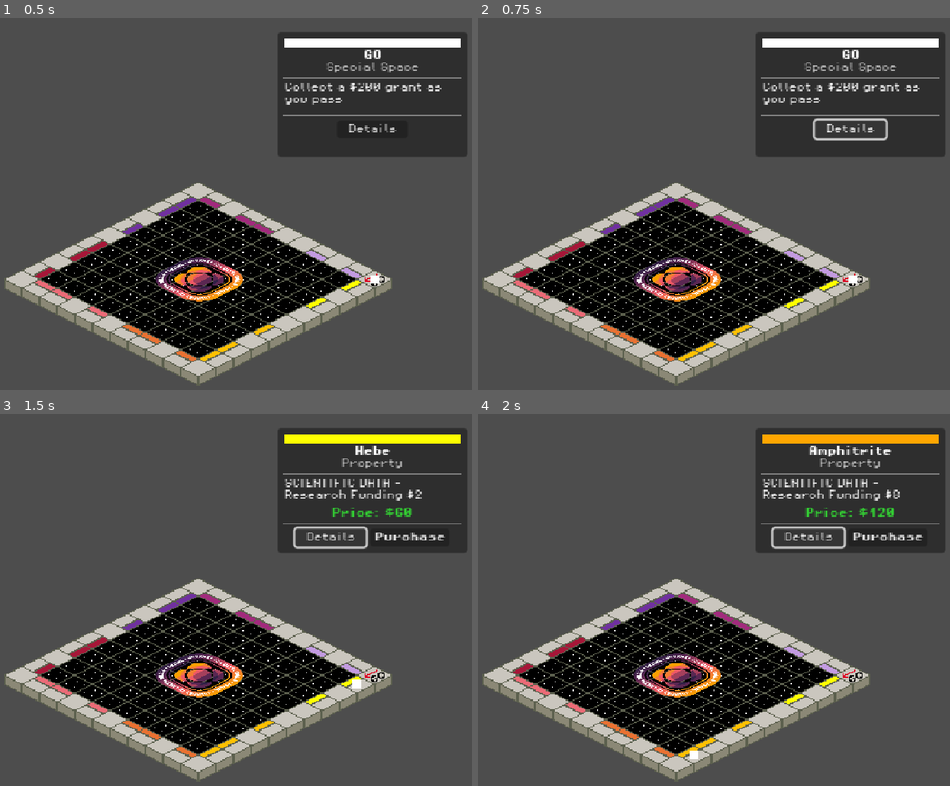
Above: before the commit, frames 1-4 (two rows, left to right).
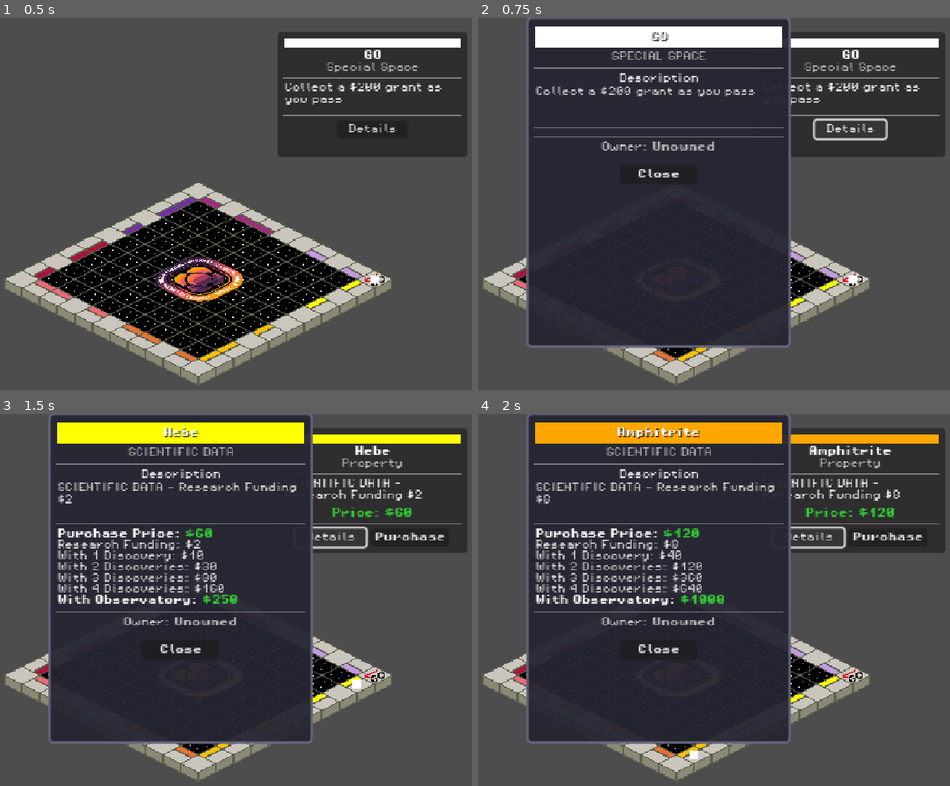
Above: after the commit, the same moments.

Repository: MissionToPsyche-Platinum/platinum_24d_game_psycheopoly-psb
Game: Godot game, scene res://scenes/GameBoard.tscn
Same seed, same stepped clock (60 frames per second), same inputs: the game is played once before the commit and once after it.
Inputs:
- Up to frame 1 (0.5 s): no input
- Up to frame 2 (0.75 s): click "Details" at 0.5 s
- Up to frame 3 (1.5 s): tap Enter at 1.25 s; hold Right from 1.28 s (still down)
- Up to frame 4 (2 s): keep holding Right; tap Space at 1.52 s

Frame 1 is identical in both runs. In frame 2, 47% of the frame differs, in the area x 10-67%, y 0-89%; in frame 3, 46%; in frame 4, 46%.

Commit message:
feat: implement PropertyDetailsPopup and integrate with space info panel

Diff:
--- /dev/null
+++ b/scenes/PropertyDetailsPopup.tscn
@@ -0,0 +1,278 @@
+[gd_scene load_steps=5 format=3 uid="uid://dagj7g6588uep"]
+
+[ext_resource type="Script" uid="uid://b81bc8f8xyv8y" path="res://scripts/ui/property_details_popup.gd" id="1_details_script"]
+[ext_resource type="FontFile" uid="uid://bsp5euc03804b" path="res://assets/fonts/PixelOperator8.ttf" id="2_font"]
+[ext_resource type="FontFile" uid="uid://owxfk1xj8tvy" path="res://assets/fonts/PixelOperator8-Bold.ttf" id="3_font_bold"]
+
+[sub_resource type="StyleBoxFlat" id="StyleBoxFlat_panel"]
+bg_color = Color(0.15, 0.15, 0.2, 0.95)
+border_width_left = 2
+border_width_top = 2
+border_width_right = 2
+border_width_bottom = 2
+border_color = Color(0.4, 0.4, 0.5, 1)
+corner_radius_top_left = 4
+corner_radius_top_right = 4
+corner_radius_bottom_right = 4
+corner_radius_bottom_left = 4
+
+[node name="PropertyDetailsPopup" type="Control"]
+process_mode = 3
+layout_mode = 3
+anchors_preset = 15
+anchor_right = 1.0
+anchor_bottom = 1.0
+grow_horizontal = 2
+grow_vertical = 2
+mouse_filter = 2
+script = ExtResource("1_details_script")
+
+[node name="CenterContainer" type="CenterContainer" parent="."]
+layout_mode = 1
+anchors_preset = 15
+anchor_right = 1.0
+anchor_bottom = 1.0
+grow_horizontal = 2
+grow_vertical = 2
+mouse_filter = 2
+
+[node name="Panel" type="Panel" parent="CenterContainer"]
+custom_minimum_size = Vector2(240, 300)
+layout_mode = 2
+mouse_filter = 1
+theme_override_styles/panel = SubResource("StyleBoxFlat_panel")
+
+[node name="PanelContainer" type="MarginContainer" parent="CenterContainer/Panel"]
+layout_mode = 1
+anchors_preset = 15
+anchor_right = 1.0
+anchor_bottom = 1.0
+grow_horizontal = 2
+grow_vertical = 2
+mouse_filter = 2
+theme_override_constants/margin_left = 8
+theme_override_constants/margin_top = 8
+theme_override_constants/margin_right = 8
+theme_override_constants/margin_bottom = 8
+
+[node name="VBoxContainer" type="VBoxContainer" parent="CenterContainer/Panel/PanelContainer"]
+layout_mode = 2
+theme_override_constants/separation = 4
+
+[node name="ColorBar" type="ColorRect" parent="CenterContainer/Panel/PanelContainer/VBoxContainer"]
+custom_minimum_size = Vector2(0, 20)
+layout_mode = 2
+color = Color(0.4, 0.7, 1, 1)
+
+[node name="PropertyName" type="Label" parent="CenterContainer/Panel/PanelContainer/VBoxContainer/ColorBar"]
+layout_mode = 1
+anchors_preset = 15
+anchor_right = 1.0
+anchor_bottom = 1.0
+grow_horizontal = 2
+grow_vertical = 2
+theme_override_colors/font_color = Color(1, 1, 1, 1)
+theme_override_colors/font_shadow_color = Color(0, 0, 0, 0.5)
+theme_override_fonts/font = ExtResource("3_font_bold")
+theme_override_font_sizes/font_size = 8
+text = "Property Name"
+horizontal_alignment = 1
+vertical_alignment = 1
+
+[node name="PropertyType" type="Label" parent="CenterContainer/Panel/PanelContainer/VBoxContainer"]
+layout_mode = 2
+theme_override_colors/font_color = Color(0.8, 0.8, 0.8, 1)
+theme_override_fonts/font = ExtResource("2_font")
+theme_override_font_sizes/font_size = 8
+text = "Property Type"
+horizontal_alignment = 1
+
+[node name="HSeparator" type="HSeparator" parent="CenterContainer/Panel/PanelContainer/VBoxContainer"]
+layout_mode = 2
+
+[node name="DescriptionLabel" type="Label" parent="CenterContainer/Panel/PanelContainer/VBoxContainer"]
+layout_mode = 2
+theme_override_colors/font_color = Color(1, 1, 1, 1)
+theme_override_fonts/font = ExtResource("2_font")
+theme_override_font_sizes/font_size = 8
+text = "Description"
+horizontal_alignment = 1
+
+[node name="Description" type="Label" parent="CenterContainer/Panel/PanelContainer/VBoxContainer"]
+custom_minimum_size = Vector2(0, 30)
+layout_mode = 2
+theme_override_colors/font_color = Color(0.9, 0.9, 0.9, 1)
+theme_override_fonts/font = ExtResource("2_font")
+theme_override_font_sizes/font_size = 8
+text = "Property description goes here with details about the space."
+autowrap_mode = 3
+
+[node name="HSeparator2" type="HSeparator" parent="CenterContainer/Panel/PanelContainer/VBoxContainer"]
+layout_mode = 2
+
+[node name="DetailsContainer" type="VBoxContainer" parent="CenterContainer/Panel/PanelContainer/VBoxContainer"]
+layout_mode = 2
+theme_override_constants/separation = 2
+
+[node name="PriceContainer" type="HBoxContainer" parent="CenterContainer/Panel/PanelContainer/VBoxContainer/DetailsContainer"]
+layout_mode = 2
+
+[node name="Label" type="Label" parent="CenterContainer/Panel/PanelContainer/VBoxContainer/DetailsContainer/PriceContainer"]
+custom_minimum_size = Vector2(90, 0)
+layout_mode = 2
+theme_override_colors/font_color = Color(1, 1, 1, 1)
+theme_override_fonts/font = ExtResource("3_font_bold")
+theme_override_font_sizes/font_size = 8
+text = "Purchase Price:"
+
+[node name="Value" type="Label" parent="CenterContainer/Panel/PanelContainer/VBoxContainer/DetailsContainer/PriceContainer"]
+layout_mode = 2
+theme_override_colors/font_color = Color(0.2, 0.8, 0.2, 1)
+theme_override_fonts/font = ExtResource("3_font_bold")
+theme_override_font_sizes/font_size = 8
+text = "$200"
+
+[node name="RentContainer" type="HBoxContainer" parent="CenterContainer/Panel/PanelContainer/VBoxContainer/DetailsContainer"]
+layout_mode = 2
+
+[node name="Label" type="Label" parent="CenterContainer/Panel/PanelContainer/VBoxContainer/DetailsContainer/RentContainer"]
+custom_minimum_size = Vector2(90, 0)
+layout_mode = 2
+theme_override_colors/font_color = Color(0.9, 0.9, 0.9, 1)
+theme_override_fonts/font = ExtResource("2_font")
+theme_override_font_sizes/font_size = 8
+text = "Research Funding:"
+
+[node name="Value" type="Label" parent="CenterContainer/Panel/PanelContainer/VBoxContainer/DetailsContainer/RentContainer"]
+layout_mode = 2
+theme_override_colors/font_color = Color(0.9, 0.9, 0.9, 1)
+theme_override_fonts/font = ExtResource("2_font")
+theme_override_font_sizes/font_size = 8
+text = "$2"
+
+[node name="Rent1Container" type="HBoxContainer" parent="CenterContainer/Panel/PanelContainer/VBoxContainer/DetailsContainer"]
+layout_mode = 2
+
+[node name="Label" type="Label" parent="CenterContainer/Panel/PanelContainer/VBoxContainer/DetailsContainer/Rent1Container"]
+custom_minimum_size = Vector2(90, 0)
+layout_mode = 2
+theme_override_colors/font_color = Color(0.9, 0.9, 0.9, 1)
+theme_override_fonts/font = ExtResource("2_font")
+theme_override_font_sizes/font_size = 8
+text = "With 1 Discovery:"
+
+[node name="Value" type="Label" parent="CenterContainer/Panel/PanelContainer/VBoxContainer/DetailsContainer/Rent1Container"]
+layout_mode = 2
+theme_override_colors/font_color = Color(0.9, 0.9, 0.9, 1)
+theme_override_fonts/font = ExtResource("2_font")
+theme_override_font_sizes/font_size = 8
+text = "$10"
+
+[node name="Rent2Container" type="HBoxContainer" parent="CenterContainer/Panel/PanelContainer/VBoxContainer/DetailsContainer"]
+layout_mode = 2
+
+[node name="Label" type="Label" parent="CenterContainer/Panel/PanelContainer/VBoxContainer/DetailsContainer/Rent2Container"]
+custom_minimum_size = Vector2(90, 0)
+layout_mode = 2
+theme_override_colors/font_color = Color(0.9, 0.9, 0.9, 1)
+theme_override_fonts/font = ExtResource("2_font")
+theme_override_font_sizes/font_size = 8
+text = "With 2 Discoveries:"
+
+[node name="Value" type="Label" parent="CenterContainer/Panel/PanelContainer/VBoxContainer/DetailsContainer/Rent2Container"]
+layout_mode = 2
+theme_override_colors/font_color = Color(0.9, 0.9, 0.9, 1)
+theme_override_fonts/font = ExtResource("2_font")
+theme_override_font_sizes/font_size = 8
+text = "$30"
+
+[node name="Rent3Container" type="HBoxContainer" parent="CenterContainer/Panel/PanelContainer/VBoxContainer/DetailsContainer"]
+layout_mode = 2
+
+[node name="Label" type="Label" parent="CenterContainer/Panel/PanelContainer/VBoxContainer/DetailsContainer/Rent3Container"]
+custom_minimum_size = Vector2(90, 0)
+layout_mode = 2
+theme_override_colors/font_color = Color(0.9, 0.9, 0.9, 1)
+theme_override_fonts/font = ExtResource("2_font")
+theme_override_font_sizes/font_size = 8
+text = "With 3 Discoveries:"
+
+[node name="Value" type="Label" parent="CenterContainer/Panel/PanelContainer/VBoxContainer/DetailsContainer/Rent3Container"]
+layout_mode = 2
+theme_override_colors/font_color = Color(0.9, 0.9, 0.9, 1)
+theme_override_fonts/font = ExtResource("2_font")
+theme_override_font_sizes/font_size = 8
+text = "$90"
+
+[node name="Rent4Container" type="HBoxContainer" parent="CenterContainer/Panel/PanelContainer/VBoxContainer/DetailsContainer"]
+layout_mode = 2
+
+[node name="Label" type="Label" parent="CenterContainer/Panel/PanelContainer/VBoxContainer/DetailsContainer/Rent4Container"]
+custom_minimum_size = Vector2(90, 0)
+layout_mode = 2
+theme_override_colors/font_color = Color(0.9, 0.9, 0.9, 1)
+theme_override_fonts/font = ExtResource("2_font")
+theme_override_font_sizes/font_size = 8
+text = "With 4 Discoveries:"
+
+[node name="Value" type="Label" parent="CenterContainer/Panel/PanelContainer/VBoxContainer/DetailsContainer/Rent4Container"]
+layout_mode = 2
+theme_override_colors/font_color = Color(0.9, 0.9, 0.9, 1)
+theme_override_fonts/font = ExtResource("2_font")
+theme_override_font_sizes/font_size = 8
+text = "$160"
+
+[node name="RentFullContainer" type="HBoxContainer" parent="CenterContainer/Panel/PanelContainer/VBoxContainer/DetailsContainer"]
+layout_mode = 2
+
+[node name="Label" type="Label" parent="CenterContainer/Panel/PanelContainer/VBoxContainer/DetailsContainer/RentFullContainer"]
+custom_minimum_size = Vector2(90, 0)
+layout_mode = 2
+theme_override_colors/font_color = Color(1, 1, 1, 1)
+theme_override_fonts/font = ExtResource("3_font_bold")
+theme_override_font_sizes/font_size = 8
+text = "With Observatory:"
+
+[node name="Value" type="Label" parent="CenterContainer/Panel/PanelContainer/VBoxContainer/DetailsContainer/RentFullContainer"]
+layout_mode = 2
+theme_override_colors/font_color = Color(0.2, 0.8, 0.2, 1)
+theme_override_fonts/font = ExtResource("3_font_bold")
+theme_override_font_sizes/font_size = 8
+text = "$250"
+
+[node name="HSeparator3" type="HSeparator" parent="CenterContainer/Panel/PanelContainer/VBoxContainer"]
+layout_mode = 2
+
+[node name="OwnerContainer" type="HBoxContainer" parent="CenterContainer/Panel/PanelContainer/VBoxContainer"]
+layout_mode = 2
+alignment = 1
+
+[node name="Label" type="Label" parent="CenterContainer/Panel/PanelContainer/VBoxContainer/OwnerContainer"]
+layout_mode = 2
+theme_override_colors/font_color = Color(0.9, 0.9, 0.9, 1)
+theme_override_fonts/font = ExtResource("2_font")
+theme_override_font_sizes/font_size = 8
+text = "Owner:"
+
+[node name="OwnerLabel" type="Label" parent="CenterContainer/Panel/PanelContainer/VBoxContainer/OwnerContainer"]
+layout_mode = 2
+theme_override_colors/font_color = Color(1, 0.8, 0, 1)
+theme_override_fonts/font = ExtResource("3_font_bold")
+theme_override_font_sizes/font_size = 8
+text = "Unowned"
+
+[node name="Spacer" type="Control" parent="CenterContainer/Panel/PanelContainer/VBoxContainer"]
+custom_minimum_size = Vector2(0, 4)
+layout_mode = 2
+
+[node name="ButtonContainer" type="HBoxContainer" parent="CenterContainer/Panel/PanelContainer/VBoxContainer"]
+layout_mode = 2
+theme_override_constants/separation = 8
+alignment = 1
+
+[node name="CloseButton" type="Button" parent="CenterContainer/Panel/PanelContainer/VBoxContainer/ButtonContainer"]
+custom_minimum_size = Vector2(70, 18)
+layout_mode = 2
+theme_override_fonts/font = ExtResource("3_font_bold")
+theme_override_font_sizes/font_size = 8
+text = "Close"
--- a/scripts/core/space_info_panel.gd
+++ b/scripts/core/space_info_panel.gd
@@ -2,6 +2,7 @@
 
 # Load space data
 const SpaceData = preload("res://scripts/core/space_data.gd")
+const PropertyDetailsPopup = preload("res://scenes/PropertyDetailsPopup.tscn")
 
 # References to UI elements
 @onready var panel_container: PanelContainer = $PanelContainer
@@ -15,6 +16,9 @@
 
 # Current space being displayed
 var current_space: int = 0
+
+# Popup instance
+var _details_popup: Control = null
 
 
 func _ready() -> void:
@@ -91,11 +95,24 @@
 
 # Called when the Details button is pressed
 func _on_details_pressed() -> void:
-	print("Details button pressed for space ", current_space)
-	# TODO: Open detailed property card or information window
-	# For now, just print the full space info
-	var space_info = SpaceData.get_space_info(current_space)
-	print("Space Info: ", space_info)
+	# Create popup if it doesn't exist
+	if _details_popup == null:
+		_details_popup = PropertyDetailsPopup.instantiate()
+		# Add to GameBoard scene (go up to find the root scene)
+		var game_board = get_tree().root.get_node("GameBoard")
+		if game_board:
+			game_board.add_child(_details_popup)
+			print("Popup added to GameBoard")
+		else:
+			get_tree().root.add_child(_details_popup)
+			print("Popup added to root")
+		print("Popup node path: ", _details_popup.get_path())
+
+	# Show the popup with current space details
+	print("Showing details for space: ", current_space)
+	print("Popup visible before show: ", _details_popup.visible)
+	_details_popup.show_space_details(current_space, "Unowned")  # TODO: Get actual owner
+	print("Popup visible after show: ", _details_popup.visible)
 
 
 # Called when the Purchase button is pressed
--- /dev/null
+++ b/scripts/ui/property_details_popup.gd
@@ -0,0 +1,188 @@
+extends Control
+
+# Load space data
+const SpaceData = preload("res://scripts/core/space_data.gd")
+
+# References to UI elements
+@onready var color_bar: ColorRect = $CenterContainer/Panel/PanelContainer/VBoxContainer/ColorBar
+@onready var property_name: Label = $CenterContainer/Panel/PanelContainer/VBoxContainer/ColorBar/PropertyName
+@onready var property_type: Label = $CenterContainer/Panel/PanelContainer/VBoxContainer/PropertyType
+@onready var description: Label = $CenterContainer/Panel/PanelContainer/VBoxContainer/Description
+@onready var details_container: VBoxContainer = $CenterContainer/Panel/PanelContainer/VBoxContainer/DetailsContainer
+@onready var owner_label: Label = $CenterContainer/Panel/PanelContainer/VBoxContainer/OwnerContainer/OwnerLabel
+@onready var close_button: Button = $CenterContainer/Panel/PanelContainer/VBoxContainer/ButtonContainer/CloseButton
+
+# Detail row references
+@onready var price_value: Label = $CenterContainer/Panel/PanelContainer/VBoxContainer/DetailsContainer/PriceContainer/Value
+@onready var rent_value: Label = $CenterContainer/Panel/PanelContainer/VBoxContainer/DetailsContainer/RentContainer/Value
+@onready var rent1_container: HBoxContainer = $CenterContainer/Panel/PanelContainer/VBoxContainer/DetailsContainer/Rent1Container
+@onready var rent1_value: Label = $CenterContainer/Panel/PanelContainer/VBoxContainer/DetailsContainer/Rent1Container/Value
+@onready var rent2_container: HBoxContainer = $CenterContainer/Panel/PanelContainer/VBoxContainer/DetailsContainer/Rent2Container
+@onready var rent2_value: Label = $CenterContainer/Panel/PanelContainer/VBoxContainer/DetailsContainer/Rent2Container/Value
+@onready var rent3_container: HBoxContainer = $CenterContainer/Panel/PanelContainer/VBoxContainer/DetailsContainer/Rent3Container
+@onready var rent3_value: Label = $CenterContainer/Panel/PanelContainer/VBoxContainer/DetailsContainer/Rent3Container/Value
+@onready var rent4_container: HBoxContainer = $CenterContainer/Panel/PanelContainer/VBoxContainer/DetailsContainer/Rent4Container
+@onready var rent4_value: Label = $CenterContainer/Panel/PanelContainer/VBoxContainer/DetailsContainer/Rent4Container/Value
+@onready var rent_full_container: HBoxContainer = $CenterContainer/Panel/PanelContainer/VBoxContainer/DetailsContainer/RentFullContainer
+@onready var rent_full_value: Label = $CenterContainer/Panel/PanelContainer/VBoxContainer/DetailsContainer/RentFullContainer/Value
+
+# Current space being displayed
+var current_space: int = 0
+
+
+func _ready() -> void:
+	# Connect button signals
+	close_button.pressed.connect(_on_close_pressed)
+
+	# Start hidden
+	visible = false
+# Show the popup with information about a space
+func show_space_details(space_num: int, owner_name: String = "Unowned") -> void:
+	current_space = space_num
+	var space_info = SpaceData.get_space_info(space_num)
+
+	if space_info.is_empty():
+		push_warning("Invalid space number: ", space_num)
+		return
+
+	# Set property name and color bar
+	property_name.text = space_info.name
+	if space_info.has("color"):
+		color_bar.color = space_info.color
+	else:
+		color_bar.color = Color.GRAY
+
+	# Set property type
+	match space_info.type:
+		"property":
+			property_type.text = "SCIENTIFIC DATA"
+		"instrument":
+			property_type.text = "RESEARCH INSTRUMENT"
+		"planet":
+			property_type.text = "PLANETARY STUDY"
+		"corner":
+			property_type.text = "SPECIAL SPACE"
+		"expense":
+			property_type.text = "EXPENSE"
+		"card":
+			property_type.text = "DRAW CARD"
+		_:
+			property_type.text = "SPACE"
+
+	# Set description
+	description.text = space_info.description if space_info.has("description") else "No description available."
+
+	# Configure details based on space type
+	if space_info.type == "property":
+		_show_property_details(space_info)
+	elif space_info.type == "instrument":
+		_show_instrument_details(space_info)
+	elif space_info.type == "planet":
+		_show_planet_details(space_info)
+	else:
+		_hide_all_details()
+
+	# Set owner
+	owner_label.text = owner_name
+	if owner_name == "Unowned":
+		owner_label.add_theme_color_override("font_color", Color(0.7, 0.7, 0.7, 1))
+	else:
+		owner_label.add_theme_color_override("font_color", Color(1, 0.8, 0, 1))
+
+	# Show the popup and bring to front
+	visible = true
+	print("Popup shown for space: ", space_info.name)
+
+
+# Display property rental details
+func _show_property_details(space_info: Dictionary) -> void:
+	details_container.visible = true
+
+	# Show price
+	if space_info.has("price"):
+		price_value.text = "$" + str(space_info.price)
+
+	# Parse rent from description (e.g., "Research Funding $2")
+	var base_rent := 2
+	if space_info.has("description"):
+		var desc: String = space_info.description
+		var rent_start := desc.find("$")
+		if rent_start >= 0:
+			var rent_str := desc.substr(rent_start + 1)
+			base_rent = rent_str.to_int()
+
+	# Calculate rent values (typical Monopoly progression)
+	rent_value.text = "$" + str(base_rent)
+	rent1_value.text = "$" + str(base_rent * 5)
+	rent2_value.text = "$" + str(base_rent * 15)
+	rent3_value.text = "$" + str(base_rent * 45)
+	rent4_value.text = "$" + str(base_rent * 80)
+	rent_full_value.text = "$" + str(base_rent * 125)
+
+	# Show all rent containers
+	rent1_container.visible = true
+	rent2_container.visible = true
+	rent3_container.visible = true
+	rent4_container.visible = true
+	rent_full_container.visible = true
+
+
+# Display instrument (railroad equivalent) details
+func _show_instrument_details(space_info: Dictionary) -> void:
+	details_container.visible = true
+
+	# Show price
+	if space_info.has("price"):
+		price_value.text = "$" + str(space_info.price)
+
+	# Instruments have fixed rent based on how many you own
+	rent_value.text = "$25 (1 owned)"
+	rent1_value.text = "$50 (2 owned)"
+	rent2_value.text = "$100 (3 owned)"
+	rent3_value.text = "$200 (4 owned)"
+
+	# Rename labels for instruments
+	rent1_container.get_node("Label").text = "With 2 Instruments:"
+	rent2_container.get_node("Label").text = "With 3 Instruments:"
+	rent3_container.get_node("Label").text = "With 4 Instruments:"
+
+	# Show only relevant containers
+	rent1_container.visible = true
+	rent2_container.visible = true
+	rent3_container.visible = true
+	rent4_container.visible = false
+	rent_full_container.visible = false
+
+
+# Display planet (utility equivalent) details
+func _show_planet_details(space_info: Dictionary) -> void:
+	details_container.visible = true
+
+	# Show price
+	if space_info.has("price"):
+		price_value.text = "$" + str(space_info.price)
+
+	# Planets use dice multiplier
+	rent_value.text = "4× dice roll (1 planet)"
+	rent1_value.text = "10× dice roll (2 planets)"
+
+	# Rename labels for planets
+	rent1_container.get_node("Label").text = "With 2 Planets:"
+
+	# Show only relevant containers
+	rent1_container.visible = true
+	rent2_container.visible = false
+	rent3_container.visible = false
+	rent4_container.visible = false
+	rent_full_container.visible = false
+
+
+# Hide all detail rows
+func _hide_all_details() -> void:
+	details_container.visible = false
+
+
+# Called when close button is pressed
+func _on_close_pressed() -> void:
+	visible = false
+	print("Popup closed")
Not shown, added: scripts/ui/property_details_popup.gd.uid
